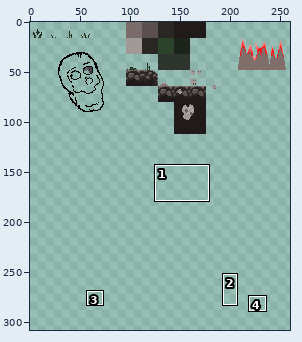
Two versions of one pixel-art file, Stages/Tilemaps/OldIntakeSector.aseprite. The first picture is a wide view before the edit; the outline marks the close-up.
Close-up. Before the edit:
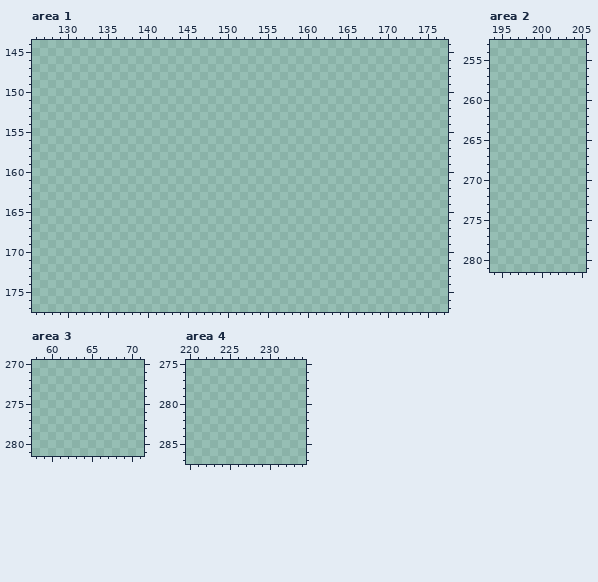
320x320 pixels, 1 frame. Colours within 5 levels of each other are drawn and written as one. Shown: area 1: x 126..177, y 144..177; area 2: x 194..205, y 253..281; area 3: x 58..71, y 270..281; area 4: x 220..234, y 275..287. The wide view leaves out empty margins. The commit also changed other parts of the picture, which this record leaves out.
New version:
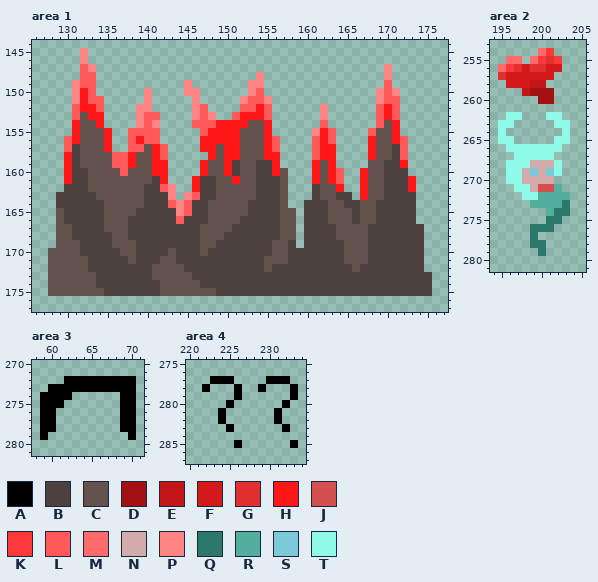
Palette (. is transparent): A #000000  B #4c413f  C #64524e  D #a31212  E #c31616  F #d41919  G #e13030  H #ff1616  J #d45050  K #fc3838  L #ff5959  M #ff6a6a  N #d4abab  P #ff8585  Q #2c776b  R #53ae9e  S #7bc9d9  T #90fae8
The edit:
Area 1:
y 145..146: x 132 . -> P
y 147: x 132..133 .. -> LP; x 170 . -> P
y 148: x 132..133 .. -> LL; x 154 . -> P; x 170 . -> P
y 149: x 131..133 ... -> PLL; x 145 . -> P; x 153..154 .. -> PP; x 170 . -> L
y 150: x 131..133 ... -> PHL; x 140 . -> P; x 145..146 .. -> PP; x 153..154 .. -> PL; x 169..171 ... -> PLP
y 151: x 131..134 .... -> PHLL; x 140 . -> P; x 146 . -> P; x 152..155 .... -> PLLP; x 169..171 ... -> PLL
y 152: x 131..134 .... -> LHHL; x 139..140 .. -> PP; x 146..147 .. -> PL; x 152..155 .... -> LLHL; x 162 . -> P; x 169..171 ... -> LHL
y 153: x 131..134 .... -> LCHH; x 139..141 ... -> PLL; x 146..148 ... -> PLP; x 151..155 ..... -> LHHHL; x 162 . -> P; x 169..171 ... -> LHL
y 154: x 131..134 .... -> HCCH; x 139..141 ... -> PLP; x 146..155 .......... -> LLLHHHHCCH; x 162 . -> L; x 169..171 ... -> LCH
y 155: x 131..135 ..... -> HCCCH; x 138..141 .... -> LLLL; x 147..155 ......... -> LHHHHCCCH; x 161..163 ... -> PHL; x 168..171 .... -> LCCH
y 156: x 130..135 ...... -> LHCCCH; x 138..141 .... -> LHLL; x 147..156 .......... -> HHHHHCCCHL; x 161..163 ... -> LHL; x 168..172 ..... -> HCCHL
y 157: x 130..135 ...... -> LBCCCH; x 138..142 ..... -> LLCHL; x 147..156 .......... -> HHCHHCCCHL; x 161..163 ... -> LHH; x 168..172 ..... -> HCCBL
y 158: x 130..142 ............. -> HBCCCCLLHCCHL; x 148..156 ......... -> HCHHCCCHH; x 161..163 ... -> LHH; x 168..172 ..... -> HCCBL
y 159: x 130..142 ............. -> HBCCCCLLHCCHH; x 147..156 .......... -> HCCHBCCBBH; x 161..163 ... -> HCH; x 168..172 ..... -> CCBBH
y 160: x 130..142 ............. -> HBBCCCCLCCCHH; x 147..157 ........... -> HCCHBCCBBHC; x 161..164 .... -> HCHL; x 167..172 ...... -> HCCBBB
y 161: x 130..142 ............. -> HBBCCCCCCCCBH; x 146..157 ............ -> HBBCCHCCBBBC; x 161..164 .... -> HCHL; x 167..173 ....... -> HCCBBBH
y 162: x 130..143 .............. -> BBBCCCCCCCBBLP; x 146..157 ............ -> HBBCCCCCBBBC; x 161..164 .... -> BCCH; x 167..173 ....... -> HCCBBBH
y 163: x 129..143 ............... -> BBBBBCCCCCCBBBP; x 145..157 ............. -> PLBBCCCCCBBBC; x 161..165 ..... -> BCCBB; x 167..173 ....... -> HCCBBBB
y 164: x 129..157 ............................. -> BBBBBBCCCCCBBBLPLBBCCCCCBBBBC; x 160..173 .............. -> BBBCCBBCCBBBBB
y 165: x 129..158 .............................. -> CBBBBBCCCCBBBBBPLBBCCCCCBBBBCC; x 160..173 .............. -> BBBCCCBCCBBBBB
y 166: x 129..158 .............................. -> CBBBBBCCCBBBBBBLBBBCCCCBBBBBCC; x 160..173 .............. -> BBBCCCBCCBBBBB
y 167: x 129..158 .............................. -> CCBBBBCCCBBBBBBBBBCCCCBBBBBBCC; x 160..174 ............... -> BBBBCCCCBBBBBBB
y 168: x 129..158 .............................. -> CCBBBBBCCBBBBBBBBBCCCBBBBBBBCC; x 160..174 ............... -> BBBBCCCCBBBBBBB
y 169: x 129..158 .............................. -> CCCBBBBCCCBBBBBBBBCCBBBBBBBCCB; x 160..174 ............... -> BBBBBCCCBBBBBBB
y 170: x 128..174 ............................................... -> CCCCBBBBBCCBBBBCBBBCBBBBBBBBCCBBBBBBBCCCBBBBBBB
y 171: x 128..174 ............................................... -> CCCCCBBBBBCBBBCCBBBBBBBBBBBCCCBBBBBBBCCCBBBBBBB
y 172: x 128..174 ............................................... -> CCCCCBBBBBBBBCCCCBBBBBBBBBBCBBBBBBBBBBCBBBBBBBB
y 173: x 128..175 ................................................ -> CCCCCCBBBBBBBCCCCCBBBBBBBBBBBBBBBBBBBBBBBBBBBBBB
y 174: x 128..175 ................................................ -> CCCCCCBBBBBBBBCCCCCBBBBBBBBBBBBBBBBBBBBBBBBBBBBB
y 175: x 128..175 ................................................ -> CCCCCCCBBBBBBBCCCCCCCBBBBBBBBBBBBBBBBBBBBBBBBBBB
Area 2:
y 254: x 200..201 .. -> MK
y 255: x 196..197 .. -> MM; x 199..202 .... -> MKGK
y 256: x 195..202 ........ -> MKGFGGFF
y 257: x 195..201 ....... -> GFFFFFF
y 258: x 196..200 ..... -> FFFEE
y 259: x 198..201 .... -> EDDD
y 260: x 200..201 .. -> DD
y 262: x 196..197 .. -> TT; x 201..202 .. -> TT
y 263: x 195..196 .. -> TT; x 202..203 .. -> TT
y 264: x 195 . -> T; x 203 . -> T
y 265: x 195..196 .. -> TT; x 202..203 .. -> TT
y 266: x 196..202 ....... -> TTTTTTT
y 267: x 197..201 ..... -> TTTTT
y 268: x 196..202 ....... -> TTTNNNT
y 269: x 196..202 ....... -> TTNSNST
y 270: x 196..201 ...... -> TTNNNN
y 271: x 197..202 ...... -> TTNJJR
y 272: x 198..203 ...... -> TTRRRR
y 273: x 199..203 ..... -> RRRRQ
y 274: x 201..203 ... -> RQQ
y 275: x 201..202 .. -> QQ
y 276: x 199..201 ... -> QQQ
y 277: x 199 . -> Q
y 278: x 199..200 .. -> QQ
y 279: x 200 . -> Q
Area 3:
y 272: x 62..70 ......... -> AAAAAAAAA
y 273: x 60..70 ........... -> AAAAAAAAAAA
y 274: x 59..62 .... -> AAAA; x 69..70 .. -> AA
y 275: x 59..61 ... -> AAA; x 69..70 .. -> AA
y 276..278: x 59..60 .. -> AA; x 69..70 .. -> AA
y 279: x 59 . -> A; x 70 . -> A
Area 4:
y 277: x 223..225 ... -> AAA; x 230..232 ... -> AAA
y 278: x 222 . -> A; x 226 . -> A; x 229 . -> A; x 233 . -> A
y 279: x 226 . -> A; x 233 . -> A
y 280: x 225 . -> A; x 232 . -> A
y 281..282: x 224 . -> A; x 231 . -> A
y 283: x 225 . -> A; x 232 . -> A
y 285: x 226 . -> A; x 233 . -> A
